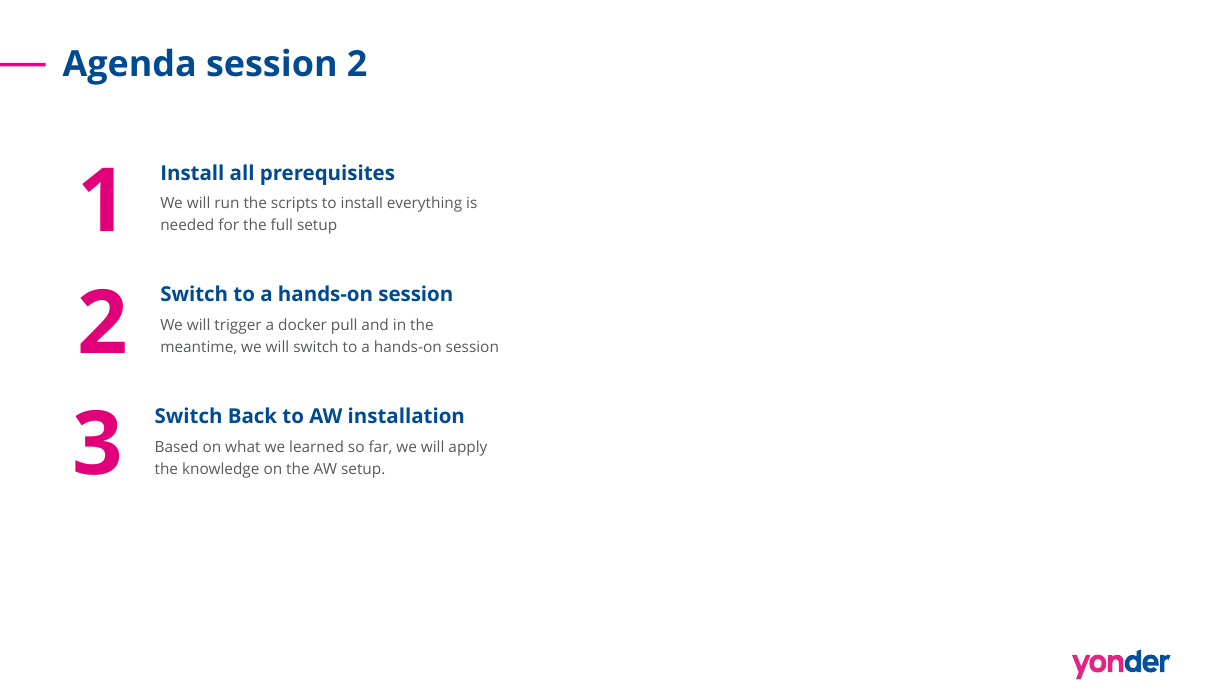
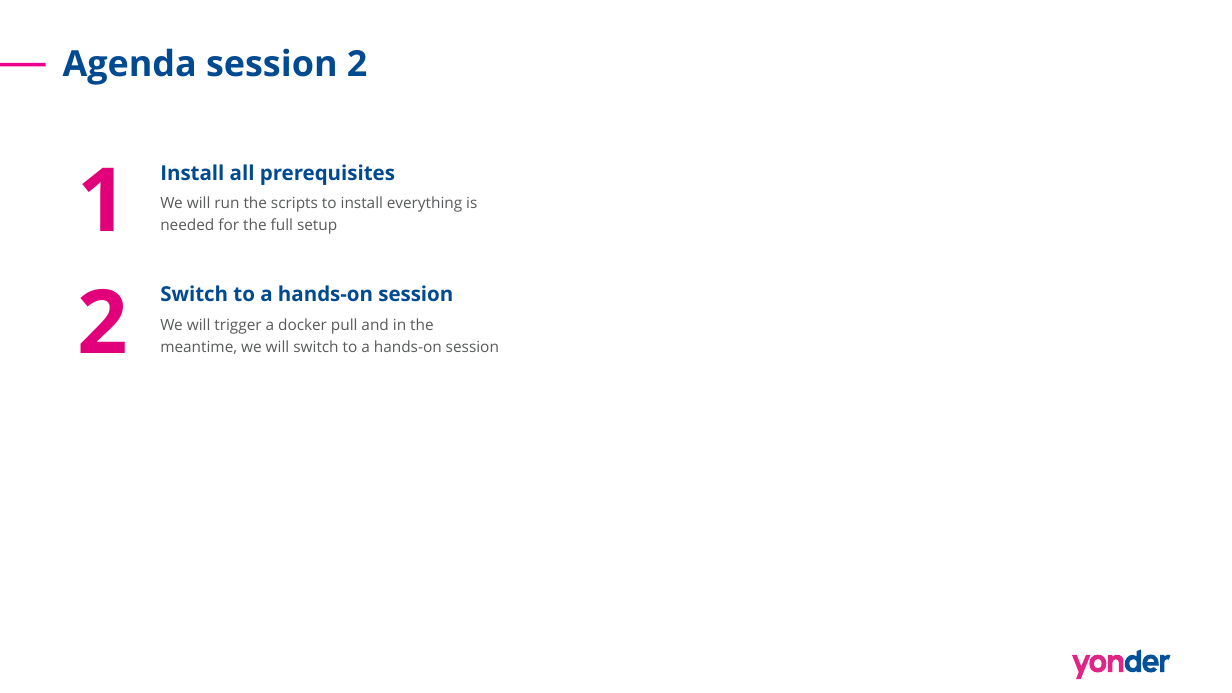
Before and after one commit to ipacbalaj/contronics, a slide deck: slide 26 of AW Docker Training.pptx (slide 29 before the commit). Drawn at 1232x693 pixels with LibreOffice and Linux fonts; fonts in the diff are those of the drawing. Boxes give left, top, right and bottom in pixels: in the first picture for what was removed or moved away, otherwise in the second. Text is boxed around its words. In the diff, an @@ line names an element or a change of style, - is before the commit and + after.

```diff
--- a/AW Docker Training.pptx
+++ b/AW Docker Training.pptx
@@ text removed at <box>73,410,123,475</box> @@
-3
@@ text removed at <box>155,407,465,424</box> @@
-Switch Back to AW installation
@@ text removed at <box>155,440,487,478</box> @@
-Based on what we learned so far, we will apply the knowledge on the AW setup.
```
Also in this commit, not shown: 3 other slides changed, 14 slides removed, 8 other files.
